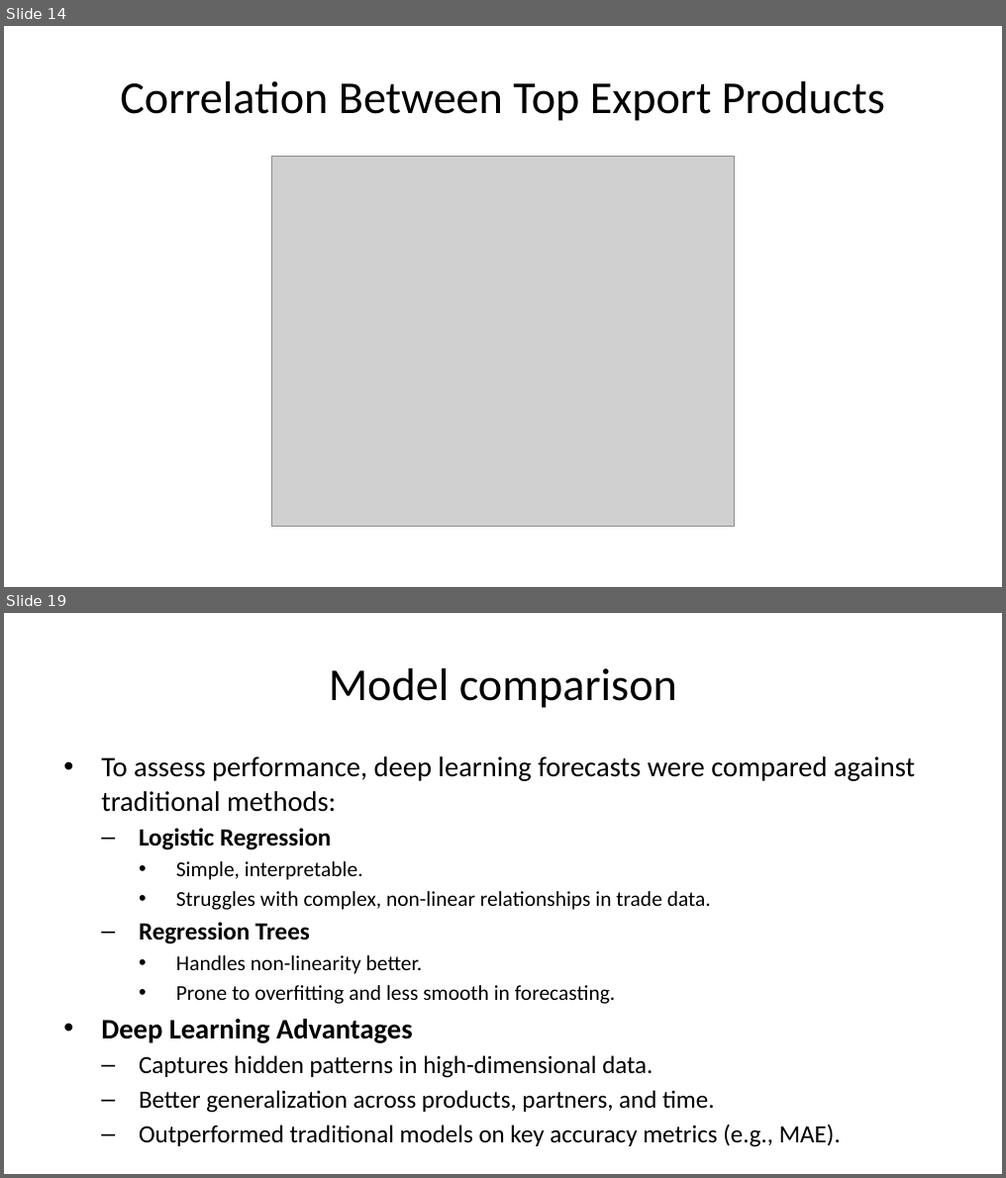
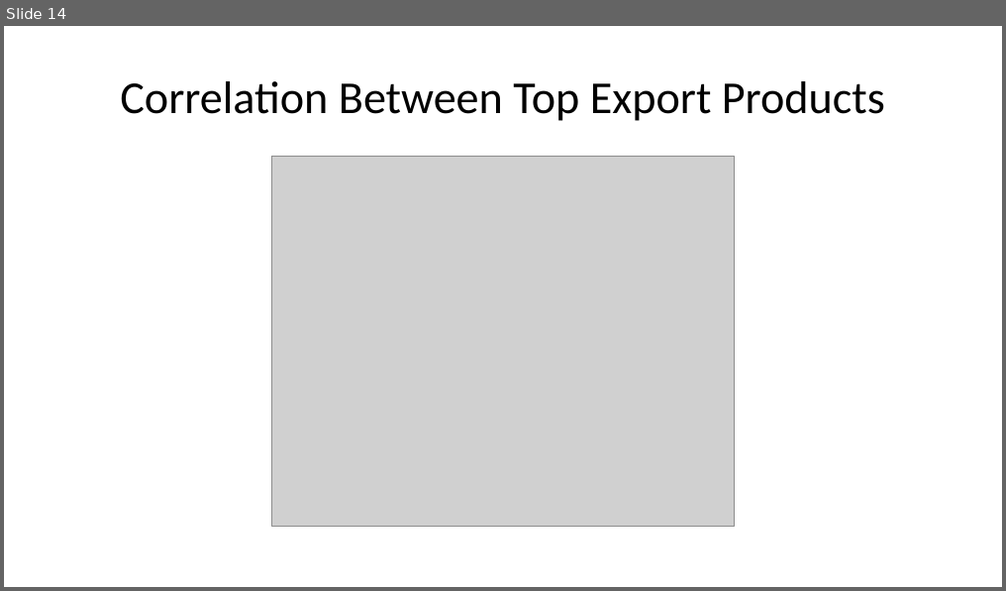
Before and after one commit to maxaus2002/ASSESSMENT-2-for-MAST7220, a slide deck: Presentation Report/Powerpoint.pptx. Shown one above the other, each under a label of ours: slides 14 and 19 before the commit, slide 14 after it; the slides between them are not shown. The pictures are 1006x1178 and 1006x591 pixels, drawn with LibreOffice and Linux fonts; fonts in the diff are those of the drawing; grey boxes stand for pictures. Boxes give left, top, right and bottom in pixels: in the first picture for what was removed or moved away, otherwise in the second. Text is boxed around its words. In the diff, an @@ line names an element or a change of style, - is before the commit and + after.

```diff
--- a/Presentation Report/Powerpoint.pptx
+++ b/Presentation Report/Powerpoint.pptx
@@ slide 19 removed at (4, 613, 1002, 1174), background #FFFFFF @@
@@ title removed at (329, 668, 677, 708) @@
-Model comparison
@@ text removed at (101, 757, 915, 1148) @@
-• To assess performance, deep learning forecasts were compared against traditional methods:
-  – Logistic Regression
-    • Simple, interpretable.
-    • Struggles with complex, non-linear relationships in trade data.
-  – Regression Trees
-    • Handles non-linearity better.
-    • Prone to overfitting and less smooth in forecasting.
-• Deep Learning Advantages
-  – Captures hidden patterns in high-dimensional data.
-  – Better generalization across products, partners, and time.
-  – Outperformed traditional models on key accuracy metrics (e.g., MAE).
```
Also in this commit, not shown: 7 slides changed, 11 slides added, 10 other slides removed, 1 other file.
